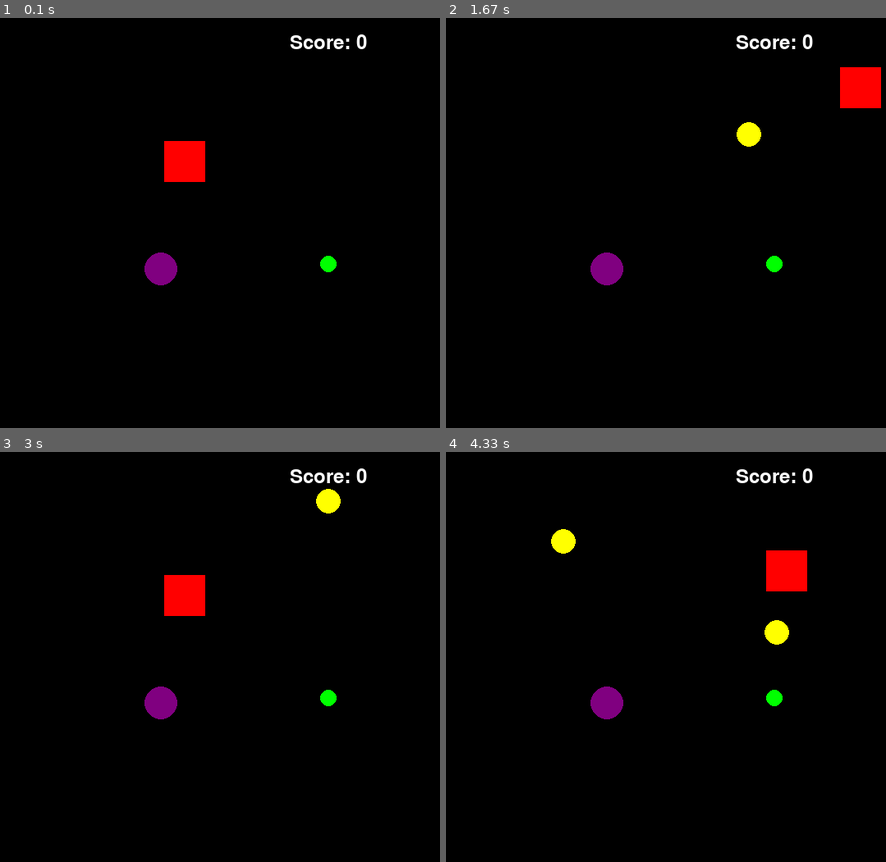
Above: before the commit, frames 1-4 (two rows, left to right).
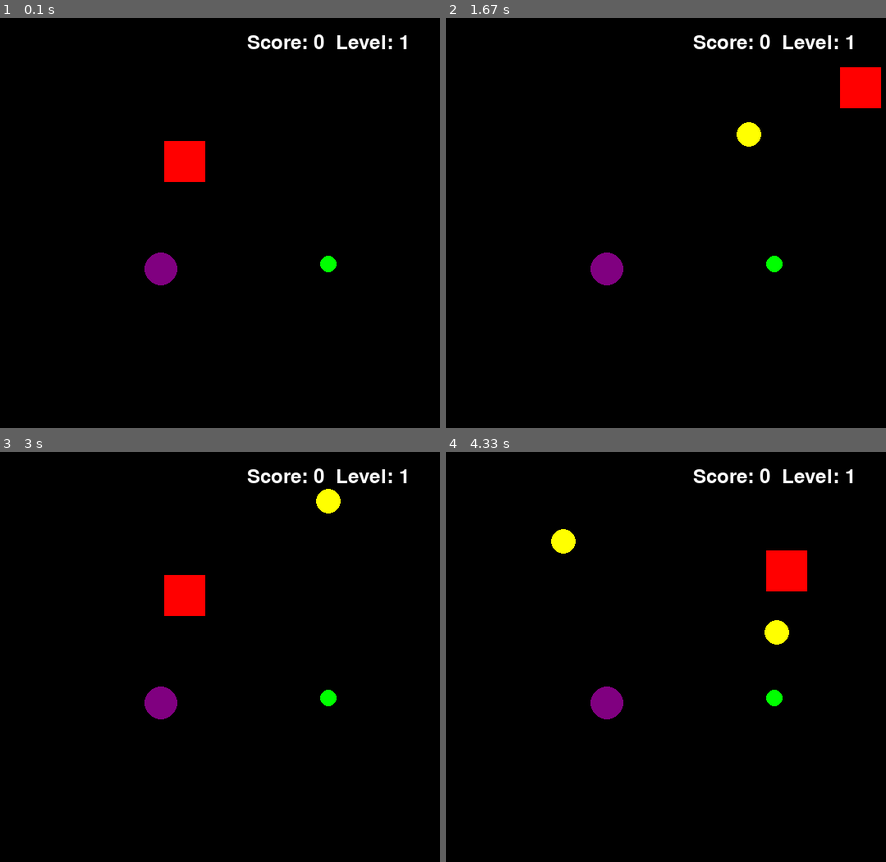
Above: after the commit, the same moments.

Repository: ThatDott/The-Last-Bluebook
Game: pygame game, started from pygame_template.py
The game is run twice, just before and just after one commit, with the same random seed, the same clock (stepped at 60 frames per second) and the same inputs.
Inputs:
- Up to frame 1 (0.1 s): no input
- Up to frame 2 (1.67 s): hold Right 0.33-0.8 s; hold Up 0.83-1.13 s; hold Right 1.17-1.63 s
- Up to frame 3 (3 s): hold Left 1.67-2.2 s; hold Down 2.23-2.53 s; hold Left 2.57-2.97 s
- Up to frame 4 (4.33 s): hold Up 3-3.37 s; hold Right 3.4-4.03 s; hold Down from 4.07 s (still down)

The runs differ from the first frame. In frame 1, 0.6% of the frame differs, in the area x 56-93%, y 4-8%; in frame 2, 0.6%; in frame 3, 0.6%; in frame 4, 0.6%.

Commit message:
feat: add difficulty progression and sound effects

Diff:
--- a/pygame_template.py
+++ b/pygame_template.py
@@ -3,9 +3,11 @@
 import math
 import random
 import time
+import os
 
 # Initialize Pygame
 pygame.init()
+pygame.mixer.init()  # Initialize the mixer for sound effects
 
 # Constants
 SCREEN_WIDTH = 800
@@ -28,19 +30,43 @@
 pygame.display.set_caption("Projectile Dodge Game")
 clock = pygame.time.Clock()
 
+# Create sounds directory if it doesn't exist
+sounds_dir = os.path.join(os.path.dirname(os.path.abspath(__file__)), "sounds")
+os.makedirs(sounds_dir, exist_ok=True)
+
+# Load sound files
+try:
+    # Game over sound
+    game_over_sound = pygame.mixer.Sound(os.path.join(sounds_dir, "game_over.wav"))
+    # Point gain sound
+    point_sound = pygame.mixer.Sound(os.path.join(sounds_dir, "point.wav"))
+    # Level up sound
+    level_up_sound = pygame.mixer.Sound(os.path.join(sounds_dir, "level_up.wav"))
+    # Projectile launch sound
+    projectile_sound = pygame.mixer.Sound(os.path.join(sounds_dir, "projectile.wav"))
+except Exception as e:
+    print(f"Error loading sound files: {e}")
+    # Create silent sounds as fallback
+    game_over_sound = pygame.mixer.Sound(buffer=bytes([0]))
+    point_sound = pygame.mixer.Sound(buffer=bytes([0]))
+    level_up_sound = pygame.mixer.Sound(buffer=bytes([0]))
+    projectile_sound = pygame.mixer.Sound(buffer=bytes([0]))
+
 # Game variables
 player_pos = [SCREEN_WIDTH // 4, SCREEN_HEIGHT // 4]  # Start player away from center
 player_size = 50
 player_speed = 5
 game_over = False
 score = 0
+difficulty_level = 1
 
 # Projectile variables
 projectiles = []
 projectile_size = 15
 projectile_speed = 4
 last_projectile_time = time.time()
-projectile_interval = 1.0  # 1 projectile per second
+base_projectile_interval = 1.0  # Base interval (1 projectile per second)
+projectile_interval = base_projectile_interval  # Current interval
 
 # Point object variables
 point_pos = [0, 0]
@@ -98,14 +124,32 @@
         if distance >= min_distance_from_center:
             return [x, y]
 
+def update_difficulty():
+    """Update difficulty based on score"""
+    global projectile_interval, difficulty_level
+
+    new_level = (score // 5) + 1
+
+    if new_level > difficulty_level:
+        # Level up - increase difficulty
+        difficulty_level = new_level
+        projectile_interval = base_projectile_interval / (1 + (difficulty_level - 1) * 0.2)
+        level_up_sound.play()
+        return True
+
+    return False
+
 def reset_game():
     """Reset the game state"""
     global player_pos, projectiles, game_over, score, last_projectile_time, point_pos
+    global difficulty_level, projectile_interval
 
     player_pos = [SCREEN_WIDTH // 4, SCREEN_HEIGHT // 4]
     projectiles = []
     game_over = False
     score = 0
+    difficulty_level = 1
+    projectile_interval = base_projectile_interval
     last_projectile_time = time.time()
     point_pos = generate_point_position()
 
@@ -161,6 +205,10 @@
     if distance < (player_size/2 + point_size):
         score += 1
         point_pos = generate_point_position()
+        point_sound.play()  # Play point sound
+
+        # Check if difficulty should increase
+        update_difficulty()
         return True
 
     return False
@@ -172,13 +220,16 @@
     if game_over:
         return
 
-    # Generate new projectile every second
+    # Generate new projectile based on current interval
     current_time = time.time()
     if current_time - last_projectile_time >= projectile_interval:
         # Create a new projectile aimed at the player's current position
         new_projectile = Projectile(player_pos[0] + player_size/2, player_pos[1] + player_size/2)
         projectiles.append(new_projectile)
         last_projectile_time = current_time
+
+        # Play projectile launch sound
+        projectile_sound.play()
 
     # Update projectiles and check for collisions
     i = 0
@@ -187,6 +238,7 @@
             # Check for collision with player
             if projectiles[i].check_collision(player_pos[0], player_pos[1], player_size):
                 game_over = True
+                game_over_sound.play()  # Play game over sound
             i += 1
         else:
             # Remove projectile if it's out of bounds
@@ -213,9 +265,9 @@
     # Draw player (a simple rectangle)
     pygame.draw.rect(screen, RED, (player_pos[0], player_pos[1], player_size, player_size))
 
-    # Draw score
+    # Draw score and level
     font = pygame.font.SysFont(None, 36)
-    score_text = font.render(f"Score: {score}", True, WHITE)
+    score_text = font.render(f"Score: {score}  Level: {difficulty_level}", True, WHITE)
     score_rect = score_text.get_rect(center=(SCREEN_WIDTH/2, 30))
     screen.blit(score_text, score_rect)
 
Not shown, added: sounds/game_over.wav
Not shown, added: sounds/level_up.wav
Not shown, added: sounds/point.wav
Not shown, added: sounds/projectile.wav
